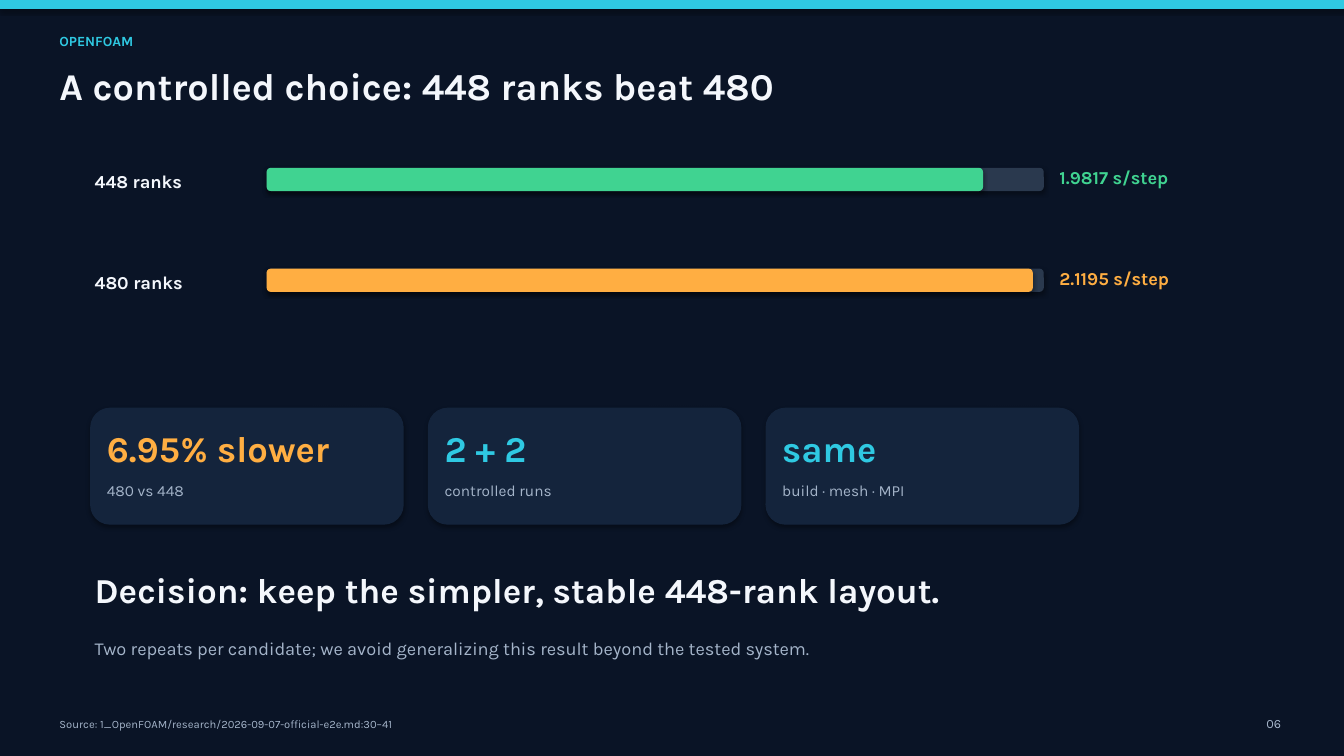
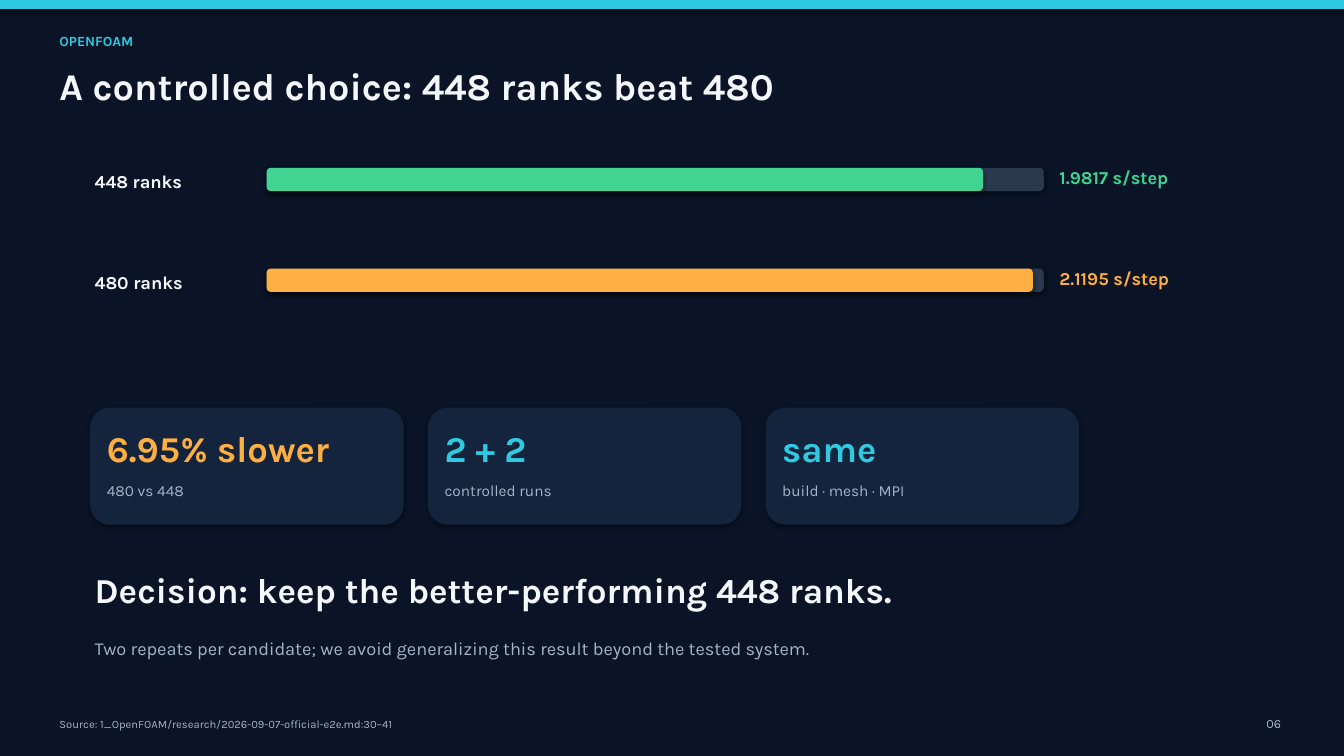
Before and after one commit to 2026-APAC-HPC-AI-Tokyo-Rapids/2_Qwen, a slide deck: slide 6 of presentation/team_presentation.pptx. Drawn at 1344x756 pixels with LibreOffice and Linux fonts; fonts in the diff are those of the drawing. Boxes give left, top, right and bottom in pixels: in the first picture for what was removed or moved away, otherwise in the second. Text is boxed around its words. In the diff, an @@ line names an element or a change of style, - is before the commit and + after.

```diff
--- a/presentation/team_presentation.pptx
+++ b/presentation/team_presentation.pptx
@@ text at [95, 578, 892, 612]: text changed @@
-Decision: keep the simpler, stable 448-rank layout.
+Decision: keep the better-performing 448 ranks.
```
Also in this commit, not shown: 5 other slides changed, 1 slide added, 1 slide removed, 30 other files.
